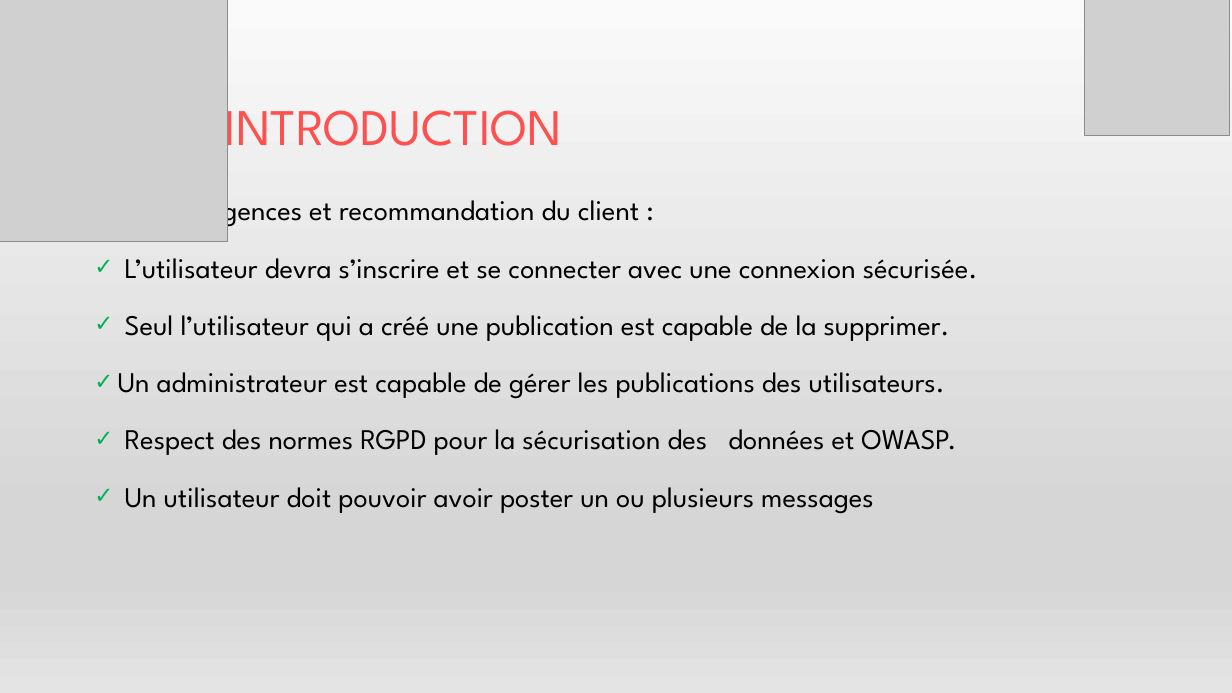
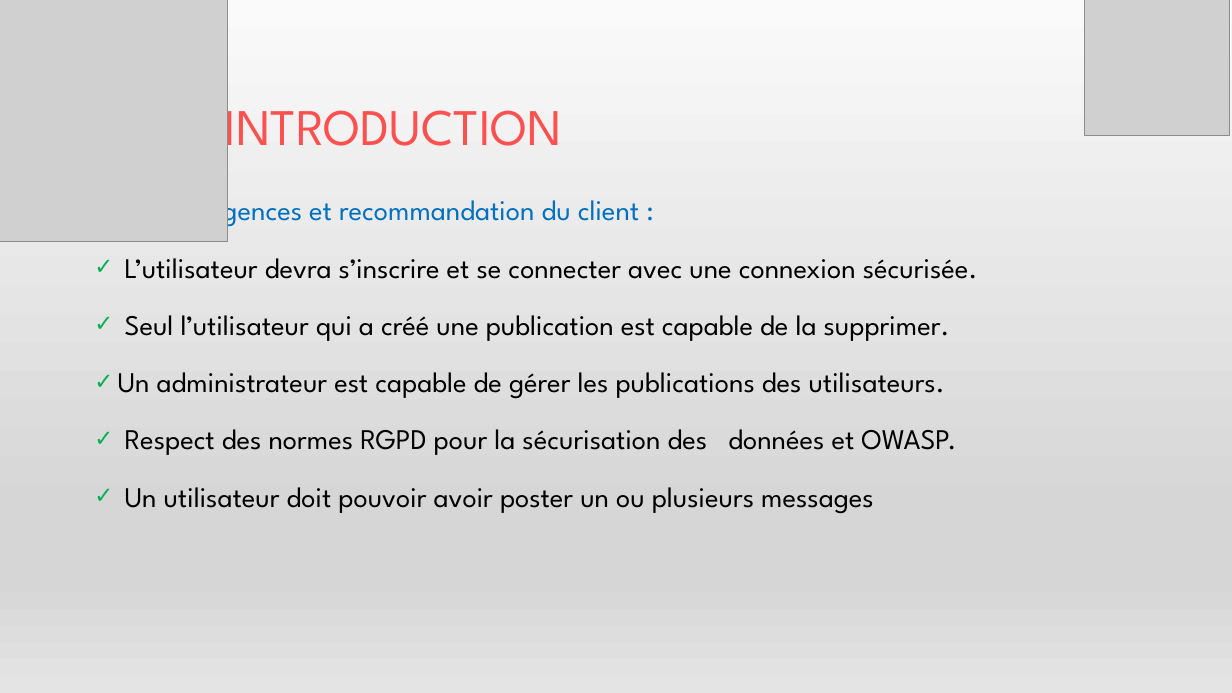
Before and after one commit to S-mkds/CDA-Dossiers-Professionnels, a slide deck: slide 4 of Présentation_Projet_Professionnel.pptx. Drawn at 1232x693 pixels with LibreOffice and Linux fonts; fonts in the diff are those of the drawing; grey boxes stand for pictures. Boxes give left, top, right and bottom in pixels: in the first picture for what was removed or moved away, otherwise in the second. Text is boxed around its words. In the diff, an @@ line names an element or a change of style, - is before the commit and + after.

```diff
--- a/Présentation_Projet_Professionnel.pptx
+++ b/Présentation_Projet_Professionnel.pptx
@@ text at bbox=[187, 192, 639, 229]: text colour #000000 to #0070C0 in "Exigences et recommandation du client :" @@
```
Also in this commit, not shown: 5 other slides changed, 1 slide removed, 2 other files.
